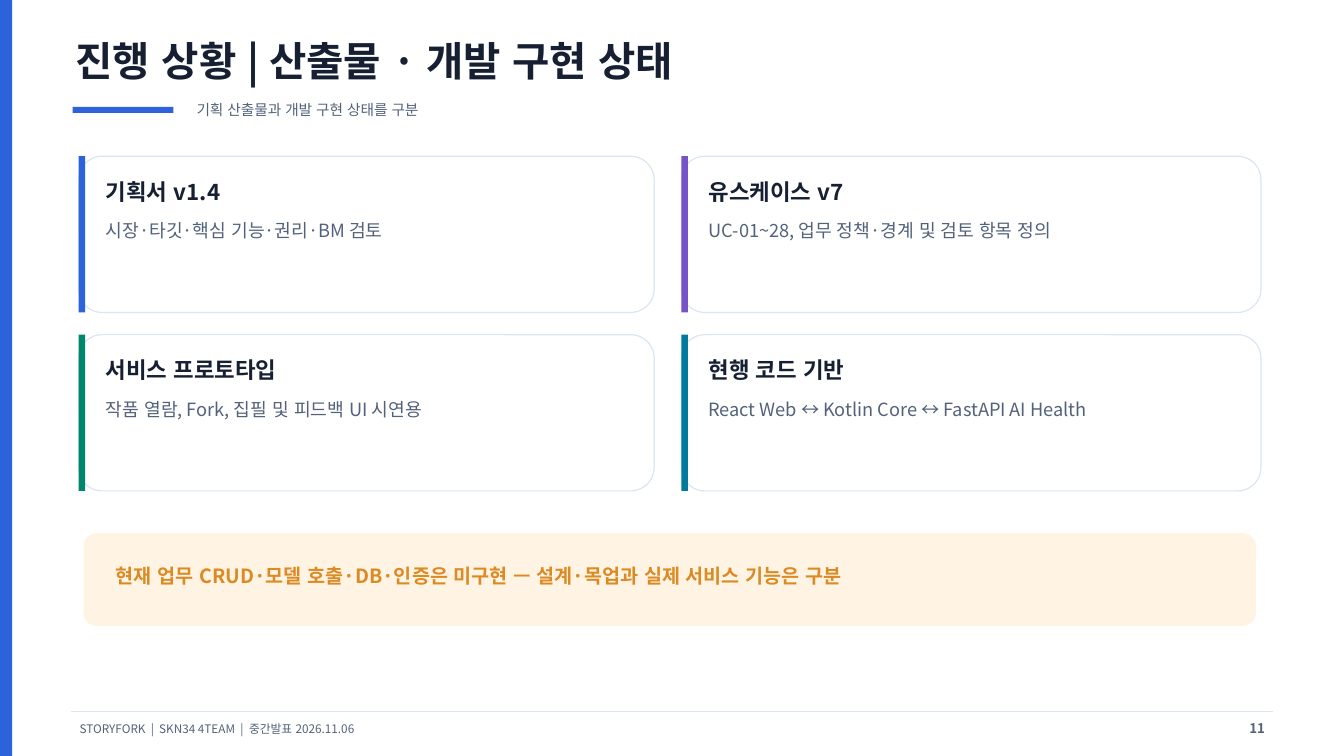
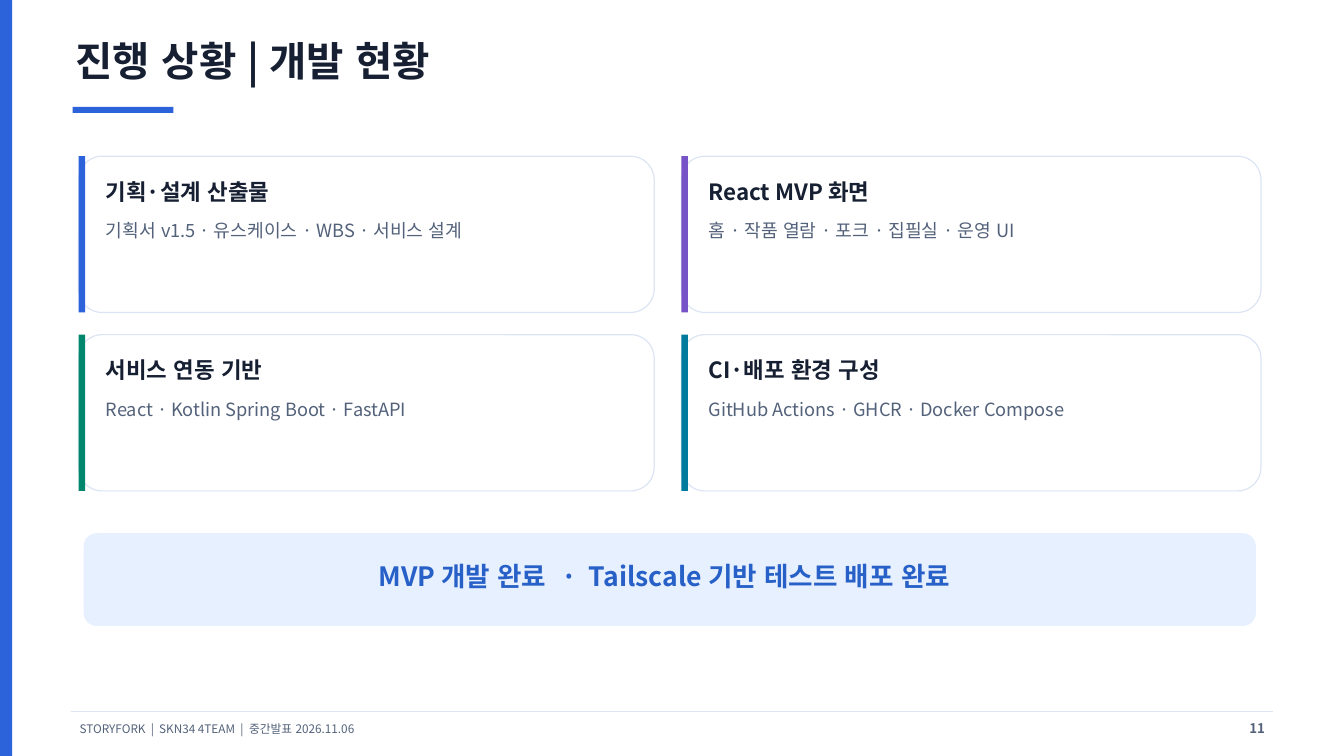
Before and after one commit to SKNETWORKS-FAMILY-AICAMP/SKN34-FINAL-4TEAM, a slide deck: slide 11 of docs/deliverables/SKN34-final-4Team_중간발표.pptx. Drawn at 1344x756 pixels with LibreOffice and Linux fonts; fonts in the diff are those of the drawing. Boxes give left, top, right and bottom in pixels: in the first picture for what was removed or moved away, otherwise in the second. Text is boxed around its words. In the diff, an @@ line names an element or a change of style, - is before the commit and + after.

Commit message:
docs: 중간발표자료 진행상황 섹션 보완

```diff
--- a/docs/deliverables/SKN34-final-4Team_중간발표.pptx
+++ b/docs/deliverables/SKN34-final-4Team_중간발표.pptx
@@ text at (76, 41, 430, 80): text changed @@
-진행 상황 | 산출물 · 개발 구현 상태
+진행 상황 | 개발 현황
@@ text removed at (197, 103, 419, 116) @@
-기획 산출물과 개발 구현 상태를 구분
@@ text at (106, 181, 269, 202): text changed @@
-기획서 v1.4
+기획·설계 산출물
@@ text at (709, 181, 869, 202): text changed @@
-유스케이스 v7
+React MVP 화면
@@ text at (106, 222, 462, 239): text changed @@
-시장·타깃·핵심 기능·권리·BM 검토
+기획서 v1.5 · 유스케이스 · WBS · 서비스 설계
@@ text at (709, 221, 1014, 239): text changed @@
-UC-01~28, 업무 정책·경계 및 검토 항목 정의
+홈 · 작품 열람 · 포크 · 집필실 · 운영 UI
@@ text at (106, 359, 262, 380): text changed @@
-서비스 프로토타입
+서비스 연동 기반
@@ text at (709, 359, 880, 380): text changed @@
-현행 코드 기반
+CI·배포 환경 구성
@@ text at (106, 401, 406, 421): text changed @@
-작품 열람, Fork, 집필 및 피드백 UI 시연용
+React · Kotlin Spring Boot · FastAPI
@@ text at (709, 401, 1064, 420): text changed @@
-React Web ↔ Kotlin Core ↔ FastAPI AI Health
+GitHub Actions · GHCR · Docker Compose
@@ rounded rectangle at (84, 533, 1256, 626): fill #FFF4E3 to #E7F0FF @@
@@ text at (378, 563, 950, 589): text changed; size 14 to 19 pt; text colour #DB8A24 to #2760C7 @@
-현재 업무 CRUD·모델 호출·DB·인증은 미구현 — 설계·목업과 실제 서비스 기능은 구분
+MVP 개발 완료 · Tailscale 기반 테스트 배포 완료
```
Also in this commit, not shown: 5 other slides changed.
